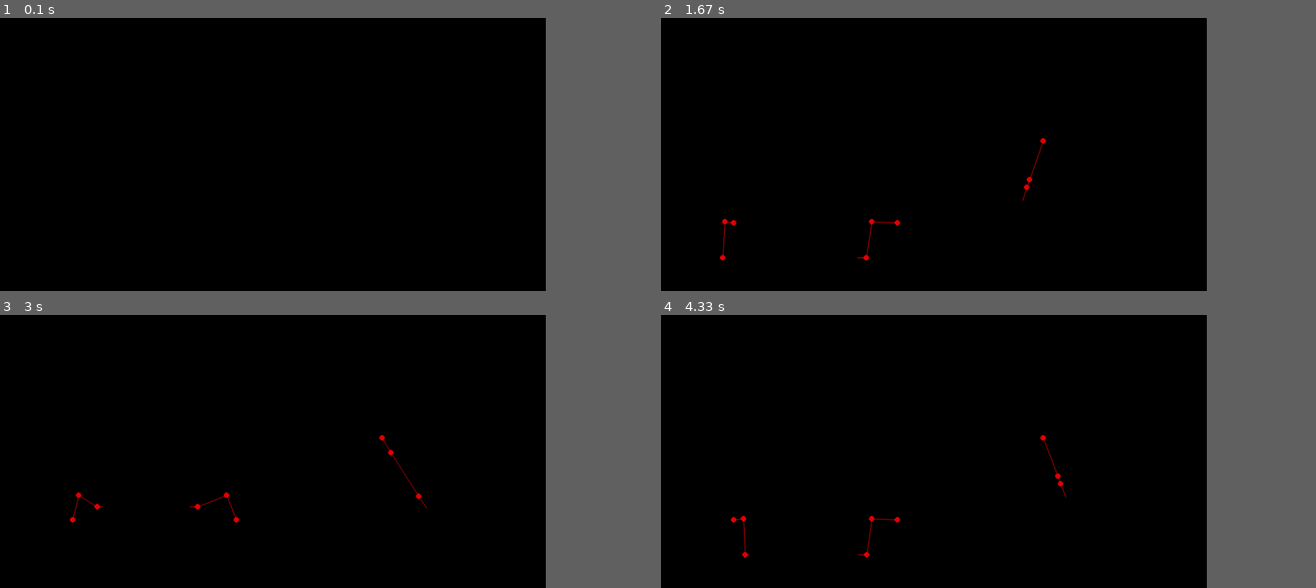
Above: before the commit, frames 1-4 (two rows, left to right).
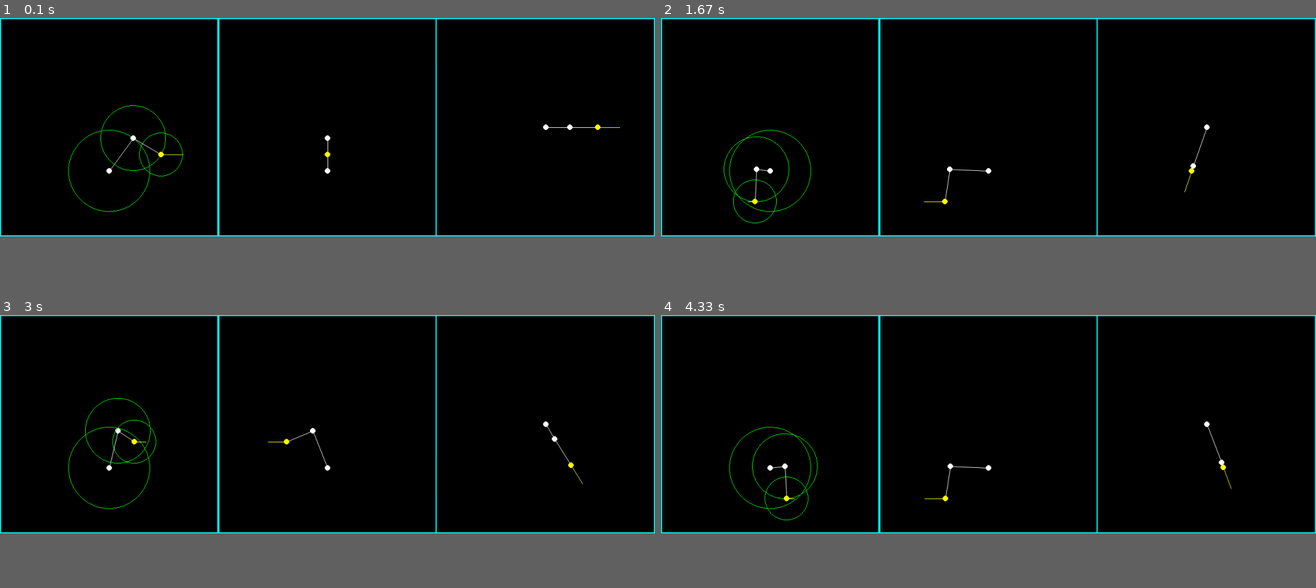
Above: after the commit, the same moments.

Repository: LPAE/lpae.github.io
Game: pygame game, started from projetos/RoboticArm/Simulation/pygame_simulation/RoboticArm/example_2d.py
Same seed, same stepped clock (60 frames per second), same inputs: the game is played once before the commit and once after it.
Inputs:
- Up to frame 1 (0.1 s): no input
- Up to frame 2 (1.67 s): tap Space at 0.33, 0.73, 1.03, 1.3, 1.63 s; hold Left 0.67-1.2 s; hold Down 1.23-1.53 s; hold S 1.23-1.53 s; hold Left from 1.57 s (still down)
- Up to frame 3 (3 s): tap Space at 1.93, 2.07, 2.47, 2.77 s; release Left at 1.97 s; hold Up 2-2.37 s; hold W 2-2.37 s; hold Right from 2.4 s (still down)
- Up to frame 4 (4.33 s): release Right at 3.03 s; hold Down 3.07-3.43 s; hold S 3.07-3.43 s; tap Space at 3.13, 3.53, 3.83, 4.03 s; hold Left 3.47-3.93 s; hold Right from 3.97 s (still down)
In our replay, the window is 750x375 before the commit and 900x300 after it. These sizes can differ from the game's own. Grey fills any space a smaller window leaves; there, only what the larger window draws over its background counts as a difference.

The runs differ from the first frame. In frame 1, 2.5% of the frame differs, in the area x 0-100%, y 0-80%; in frame 2, 2.8%; in frame 3, 2.8%; in frame 4, 2.8%, in the area x 0-100%, y 0-89%.

Commit message:
add pygame simulation up view

Diff:
--- /dev/null
+++ b/projetos/RoboticArm/Simulation/pygame_simulation/RoboticArm/ComputerVision.py
@@ -0,0 +1,15 @@
+import numpy as np
+import cv2
+from matplotlib import pyplot as plt
+
+
+def opencv_test(surface_array):
+    print(surface_array.shape)
+    surface_array = np.transpose(surface_array, axes=[1, 0, 2])
+    print(surface_array.shape)
+    cv2.imshow('image', surface_array)
+    cv2.waitKey(0)
+    # cv2.destroyAllWindows()
+
+    # plt.imshow(surface_array)
+    # plt.show()
--- a/projetos/RoboticArm/Simulation/pygame_simulation/RoboticArm/example_2d.py
+++ b/projetos/RoboticArm/Simulation/pygame_simulation/RoboticArm/example_2d.py
@@ -5,11 +5,11 @@
 import threading
 import os
 import sys
-
+import cv2
 
 class PgScreen:
     def __init__(self,
-                 screen_size=(800, 600),
+                 screen_size=(900, 300),
                  clock_rate=30,
                  pixel_meter=100):
 
@@ -20,36 +20,38 @@
         pygame.init()
 
         self.screen = pygame.display.set_mode(screen_size)
-        self.main_state = 'start_state'
+        self.screen_array = pygame.surfarray.pixels3d(self.screen)
+        self.main_state = 'run_state'
         self.close_app = False
         self.clock = pygame.time.Clock()
 
         self.part_list = []
 
         self.part_list.append(MasterPart(None,
-                                         screen_size,
+                                         (screen_size[0]//3, screen_size[1]),
                                          None,
                                          'master',
-                                         init_ref=[400, 300, 0],
+                                         init_ref=[screen_size[0]//6, screen_size[1]//2, 0],
                                          init_theta=0,
                                          init_phi=np.pi/5,
-                                         init_R=150))
+                                         init_R=75))
 
         self.part_list.append(SlavePart(self.part_list[-1],
                                         None,
-                                        screen_size,
+                                        (screen_size[0]//3, screen_size[1]),
                                         None,
                                         'slave',
                                         init_phi=2*np.pi/3,
-                                        init_R=200))
+                                        init_R=60))
 
         self.part_list.append(SlavePart(self.part_list[-1],
                                         None,
-                                        screen_size,
+                                        (screen_size[0]//3, screen_size[1]),
                                         None,
                                         'slave',
+                                        color=(255, 255, 0),
                                         init_phi=np.pi/2,
-                                        init_R=50))
+                                        init_R=40))
 
         main_thread = threading.Thread(target=self.main_loop)
         main_thread.start()
@@ -57,6 +59,7 @@
     def check_key_events(self):
         for event in pygame.event.get():
             if event.type == pygame.QUIT:
+                cv2.destroyAllWindows()
                 self.close_app = True
 
         if self.main_state == 'start_state':
@@ -109,43 +112,66 @@
 
         elif self.main_state == 'run_state':
             self.screen.fill((0, 0, 0))
+            pygame.draw.rect(self.screen, (0, 255, 255), [0,
+                                                          0,
+                                                          self.screen_size[0]//3,
+                                                          self.screen_size[1]], 2)
+
+            pygame.draw.rect(self.screen, (0, 255, 255), [self.screen_size[0]//3,
+                                                          0,
+                                                          2*self.screen_size[0]//6,
+                                                          self.screen_size[1]], 2)
+
+            pygame.draw.rect(self.screen, (0, 255, 255), [2*self.screen_size[0]//6,
+                                                          0,
+                                                          2*self.screen_size[0]//3,
+                                                          self.screen_size[1]], 2)
             for part in self.part_list:
                 # ------------------------------------------------------------------------------------------------------
                 pygame.draw.circle(self.screen,
-                                   (225, 0, 0),
-                                   [part.ref[0]//3, (3*self.screen_size[1])//4 - part.ref[2]//3],
+                                   part.color,
+                                   [part.ref[0], 7*self.screen_size[1]//10 - part.ref[2]],
                                    5)
 
                 pygame.draw.aaline(self.screen,
-                                   (255, 0, 0),
-                                   [part.ref[0]//3, (3*self.screen_size[1])//4 - part.ref[2]//3],
-                                   [part.x//3, (3*self.screen_size[1])//4 - part.z//3],
+                                   part.color,
+                                   [part.ref[0], 7*self.screen_size[1]//10 - part.ref[2]],
+                                   [part.x, 7*self.screen_size[1]//10 - part.z],
+                                   True)
+
+                pygame.draw.circle(self.screen,
+                                   (0, 255, 0),
+                                   [part.ref[0], 7*self.screen_size[1]//10 - part.ref[2]],
+                                   part.R,
+                                   1)
+
+                # ------------------------------------------------------------------------------------------------------
+                pygame.draw.circle(self.screen,
+                                   part.color,
+                                   [self.screen_size[0]//3+part.ref[1], 7*self.screen_size[1]//10 - part.ref[2]],
+                                   5)
+
+                pygame.draw.aaline(self.screen,
+                                   part.color,
+                                   [self.screen_size[0]//3+part.ref[1], 7*self.screen_size[1]//10 - part.ref[2]],
+                                   [self.screen_size[0]//3+part.y, 7*self.screen_size[1]//10 - part.z],
                                    True)
                 # ------------------------------------------------------------------------------------------------------
                 pygame.draw.circle(self.screen,
-                                   (225, 0, 0),
-                                   [(self.screen_size[0]+part.ref[1])//3, (3*self.screen_size[1])//4 - part.ref[2]//3],
+                                   part.color,
+                                   [2*self.screen_size[0]//3+part.ref[0], self.screen_size[1] - part.ref[1]],
                                    5)
 
                 pygame.draw.aaline(self.screen,
-                                   (255, 0, 0),
-                                   [(self.screen_size[0]+part.ref[1])//3, (3*self.screen_size[1])//4 - part.ref[2]//3],
-                                   [(self.screen_size[0]+part.y)//3, (3*self.screen_size[1])//4 - part.z//3],
-                                   True)
-                # ------------------------------------------------------------------------------------------------------
-                pygame.draw.circle(self.screen,
-                                   (225, 0, 0),
-                                   [(self.screen_size[0]+part.ref[0])//2, (3*self.screen_size[1])//4 - part.ref[1]//2],
-                                   5)
-
-                pygame.draw.aaline(self.screen,
-                                   (255, 0, 0),
-                                   [(self.screen_size[0]+part.ref[0])//2, (3*self.screen_size[1])//4 - part.ref[1]//2],
-                                   [(self.screen_size[0]+part.x)//2, (3*self.screen_size[1])//4 - part.y//2],
+                                   part.color,
+                                   [2*self.screen_size[0]//3+part.ref[0], self.screen_size[1] - part.ref[1]],
+                                   [2*self.screen_size[0]//3+part.x, self.screen_size[1] - part.y],
                                    True)
         pygame.display.flip()
 
 
 # ======================================================================================================================
-# screen_1 = PgScreen(screen_size=(1024, 768))
-screen_1 = PgScreen(screen_size=(1000, 500))
+screen_1 = PgScreen(screen_size=(1200, 400))
+
+from ComputerVision import opencv_test
+opencv_test(screen_1.screen_array)
